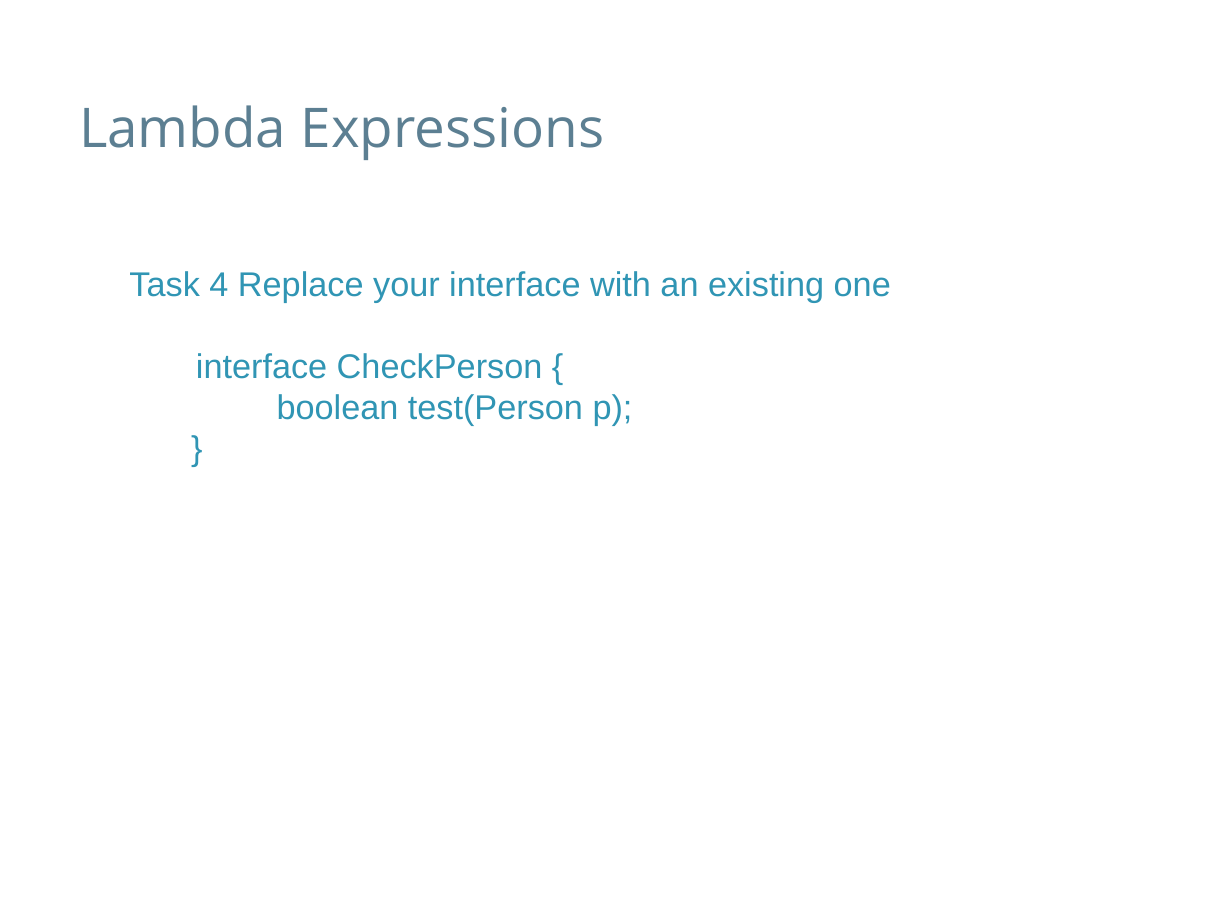
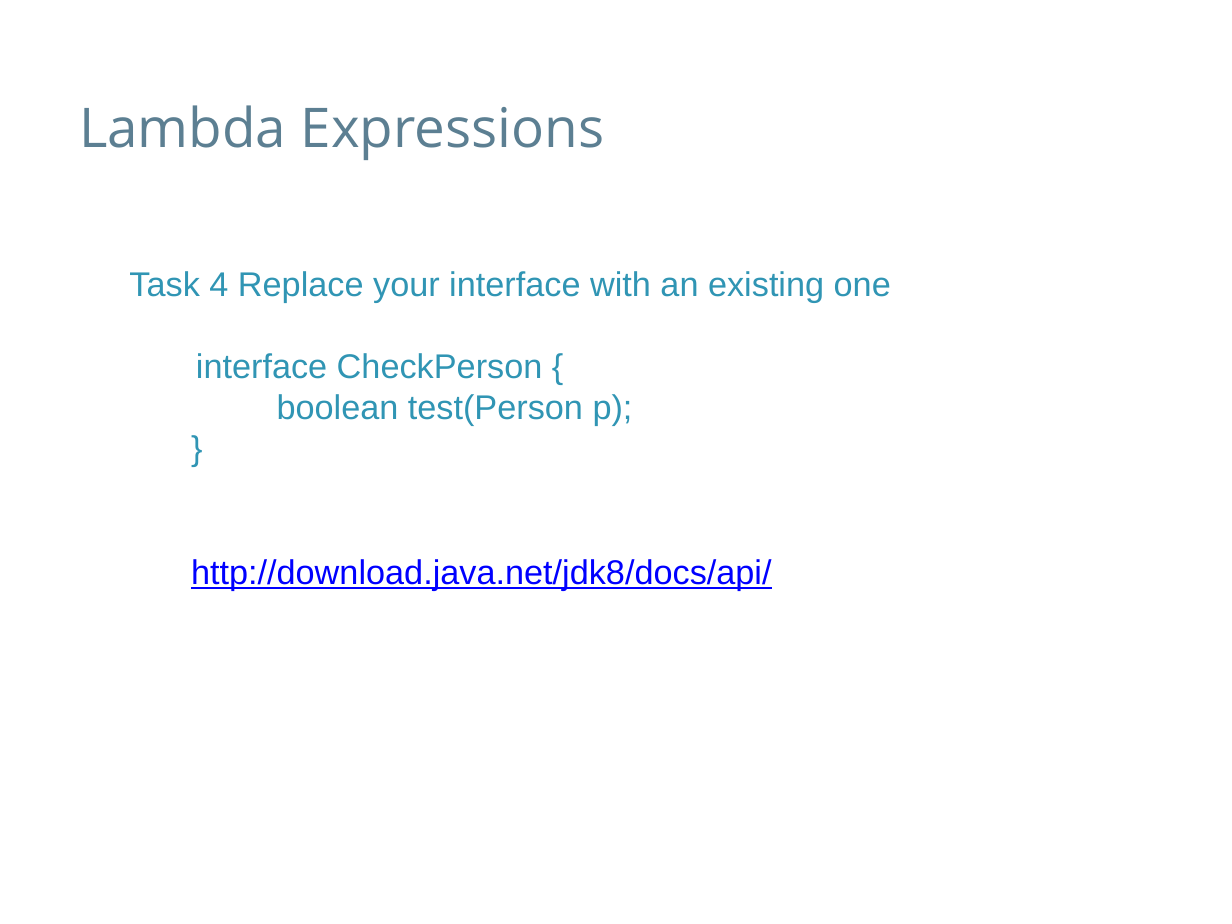
Before and after one commit to speedyswedy/Lambda, a slide deck: slide 12 of slides/Java 8 - Lambda Expresssions.pptx. Drawn at 1232x924 pixels with LibreOffice and Linux fonts; fonts in the diff are those of the drawing; background and template pictures are left out. Boxes give left, top, right and bottom in pixels: in the first picture for what was removed or moved away, otherwise in the second. Text is boxed around its words. In the diff, an @@ line names an element or a change of style, - is before the commit and + after.

```diff
--- a/slides/Java 8 - Lambda Expresssions.pptx
+++ b/slides/Java 8 - Lambda Expresssions.pptx
@@ text at box(191, 559, 772, 590): paragraph added @@
+  http://download.java.net/jdk8/docs/api/
```
Also in this commit, not shown: 1 other slide changed, 2 other files.
